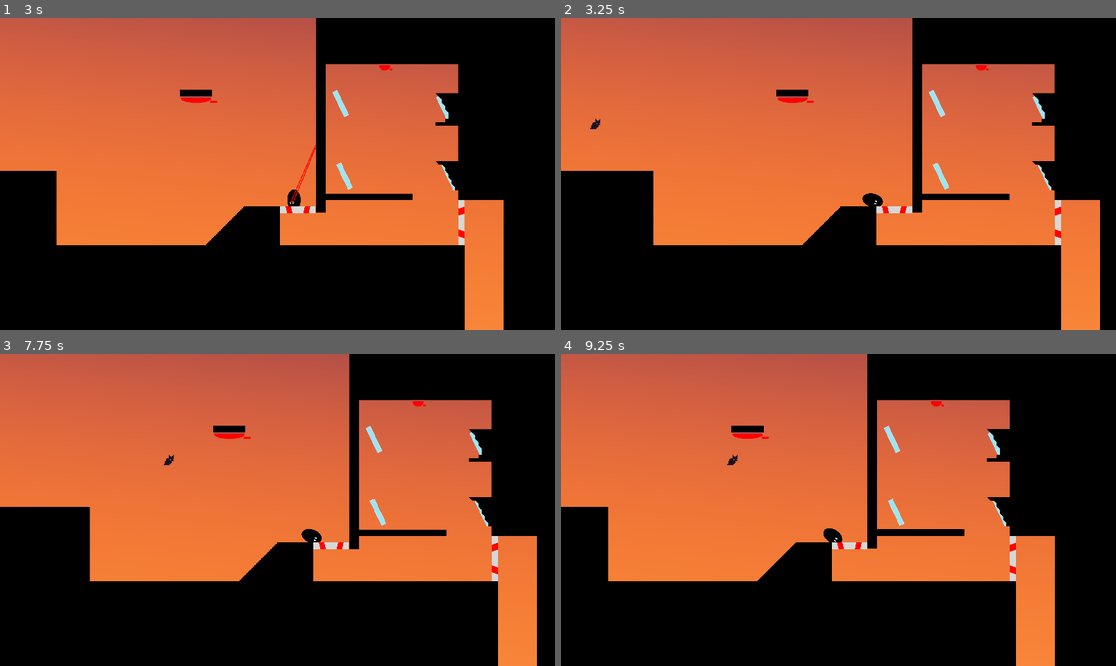
Above: before the commit, frames 1-4 (two rows, left to right).
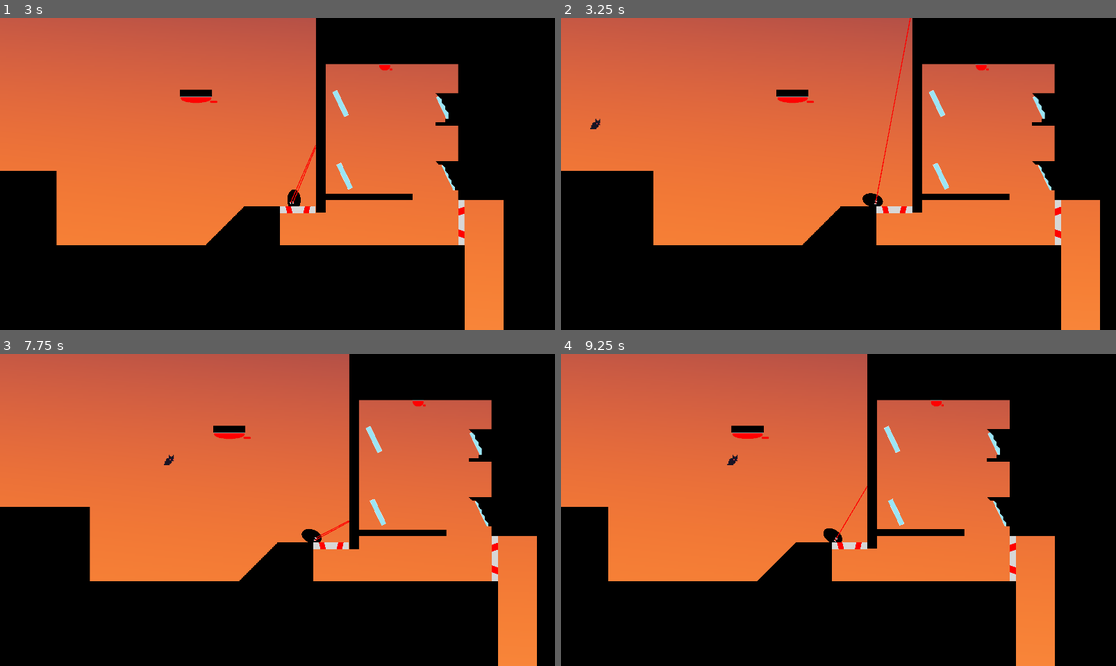
Above: after the commit, the same moments.

Repository: The18thIshan/BeanThereDoneThat
Game: Godot game, scene res://Scenes/ui/main_menu.tscn
Same seed, same stepped clock (60 frames per second), same inputs: the game is played once before the commit and once after it.
Inputs (mouse positions are in pixels of both pictures, inside the frame that each line leads up to):
- Up to frame 1 (3 s): click "Play" at 0.5 s; move the mouse to (399, 158) at 1.27 s; hold Right (ui_right) 1.28-2 s; click (399, 158) at 1.42 s; tap Up (ui_up) at 1.52 s; drag from (166, 189) to (249, 236) at 2.02 s; move the mouse to (333, 105) at 2.77 s; hold Left (ui_left) from 2.78 s (still down)
- Up to frame 2 (3.25 s): keep holding Left (ui_left)
- Up to frame 3 (7.75 s): release Left (ui_left) at 3.5 s; drag from (249, 572) to (111, 463) at 3.52 s; move the mouse to (444, 556) at 4.27 s; hold Right (ui_right) 4.28-5 s; tap Up (ui_up) at 4.52, 7.52 s; drag from (111, 463) to (194, 432) at 5.02 s; move the mouse to (305, 510) at 5.77 s; hold Right (ui_right) 5.78-6.5 s; click (305, 510) at 5.92 s; drag from (194, 432) to (166, 525) at 6.52 s; move the mouse to (399, 494) at 7.27 s; hold Left (ui_left) from 7.28 s (still down)
- Up to frame 4 (9.25 s): release Left (ui_left) at 8 s; drag from (727, 525) to (766, 460) at 8.02 s; move the mouse to (894, 441) at 8.77 s; hold Right (ui_right) from 8.78 s (still down)

Frame 1 is identical in both runs. In frame 2, 0.1% of the frame differs, in the area x 56-64%, y 0-60%; in frame 3, less than 0.1%; in frame 4, less than 0.1%.

Commit message:
Levels added with parallax fixed

Diff:
--- a/Scripts/Global.gd
+++ b/Scripts/Global.gd
@@ -8,8 +8,10 @@
 var transition_scene = false
 var total_score = 0
 var current_level_coins = 0
+var hoverrable: bool=false
 
-
+func _ready() -> void:
+	hoverrable = false
 
 func update_paths():
 
--- a/Scripts/player.gd
+++ b/Scripts/player.gd
@@ -39,7 +39,7 @@
 # --- WEAPONRY CONSTANTS (FIXED HULL CANNONS) ---
 const LASER_RANGE = 5000.0
 const LASER_COOLDOWN = 0.6
-const LASER_DURATION = 1
+const LASER_DURATION = 10
 const MAX_BOUNCES = 3 # Increase this if you want absolute chaos
 
 # --- CAMERA CONSTANTS ---
Not shown, changed: Scenes/Levels/Level3.tscn
